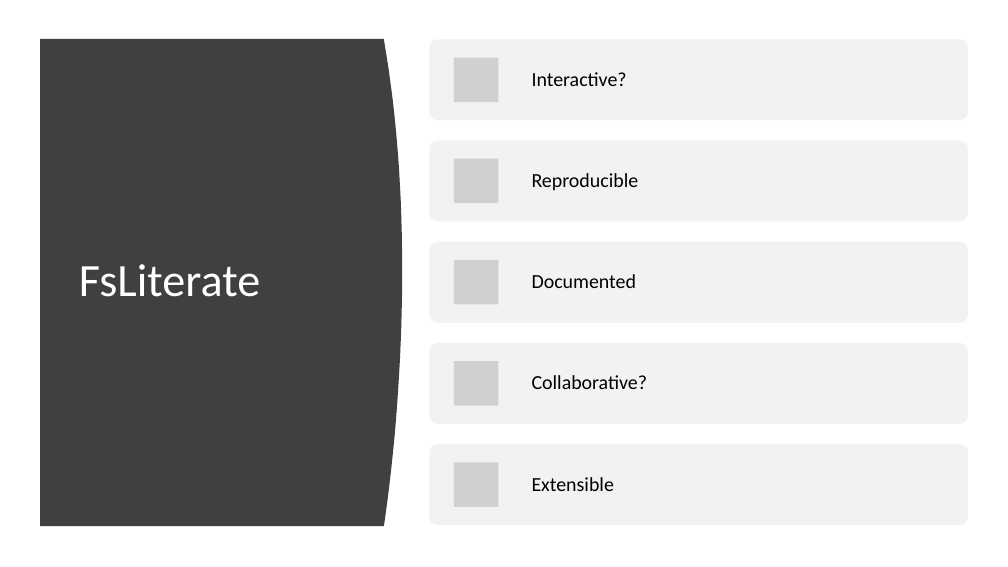
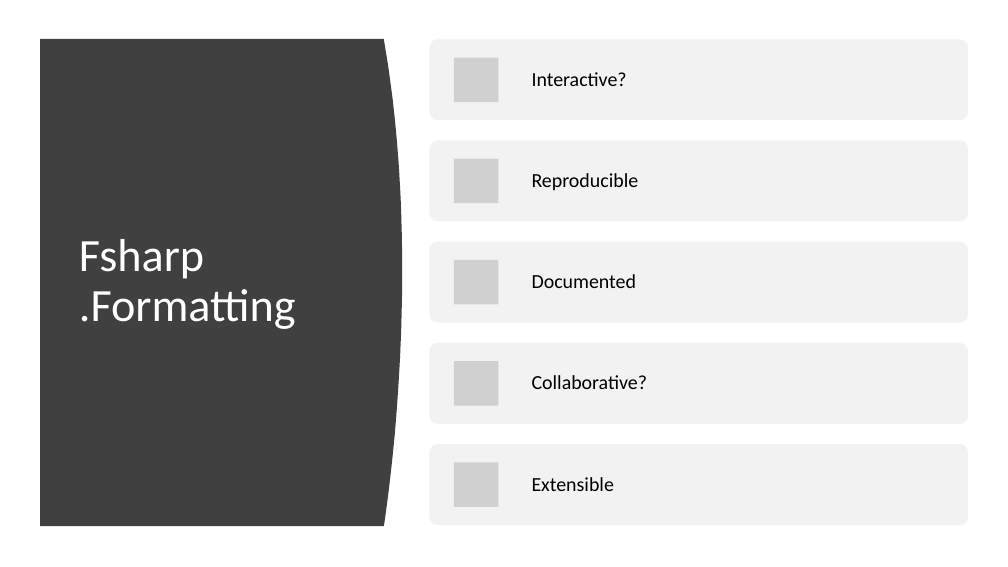
Before and after one commit to lqdev/Presentations, a slide deck: slide 8 of SouthernFriedFSharp2019/slides/GettingStartedFsJupyterNotebooks.pptx (slide 7 before the commit). Drawn at 1008x567 pixels with LibreOffice and Linux fonts; fonts in the diff are those of the drawing; grey boxes stand for pictures. Boxes give left, top, right and bottom in pixels: in the first picture for what was removed or moved away, otherwise in the second. Text is boxed around its words. In the diff, an @@ line names an element or a change of style, - is before the commit and + after.

```diff
--- a/SouthernFriedFSharp2019/slides/GettingStartedFsJupyterNotebooks.pptx
+++ b/SouthernFriedFSharp2019/slides/GettingStartedFsJupyterNotebooks.pptx
@@ title at (79,239,296,329): text changed @@
-FsLiterate
+Fsharp
+.Formatting
```
Also in this commit, not shown: 5 other slides changed, 3 slides added, 27 other files.
